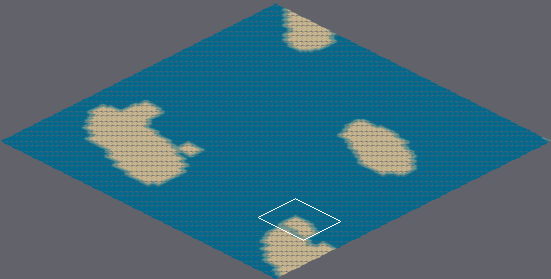
Tiled map, stored at Project II Game/Game/maps/Mapa definitivo.tmx. Above, an overview of the earlier version with the close-up marked.
Close-up. First the earlier version:
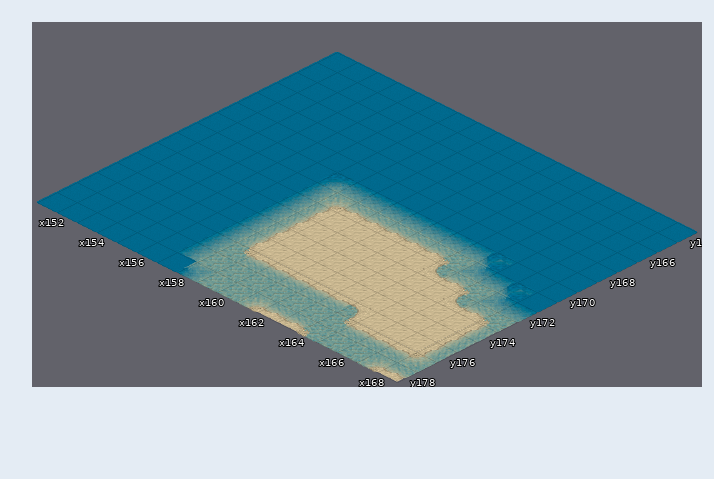
Cells are 64x32 px. Isometric: x runs down to the right, y down to the left. Shown: x 151..168, y 164..178. The commit also changed other parts of the map, which this record leaves out.
Now the later version:
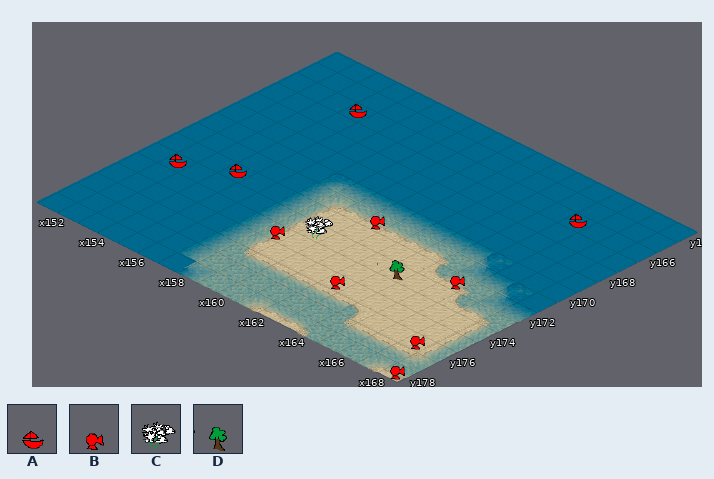
Key: from "Entities": A 5 "boat", B 13 "turret", C 17 "all cotton", D 19 "all wood".
_ is an empty cell.
Tiles of an added or newly shown layer are drawn over the layers below it.
What changed:
{"where": "layer \"Entities\" (added)"}
{"y":166,"x":154,"old":"_","new":"A"}
{"y":166,"x":165,"old":"_","new":"A"}
{"y":171,"x":160,"old":"_","new":"B"}
{"y":172,"x":154,"old":"_","new":"A"}
{"y":172,"x":165,"old":"_","new":"B"}
{"y":173,"x":152,"old":"_","new":"A"}
{"y":173,"x":159,"old":"_","new":"C"}
{"y":173,"x":163,"old":"_","new":"D"}
{"y":174,"x":158,"old":"_","new":"B"}
{"y":175,"x":162,"old":"_","new":"B"}
{"y":176,"x":167,"old":"_","new":"B"}
{"y":178,"x":168,"old":"_","new":"B"}
